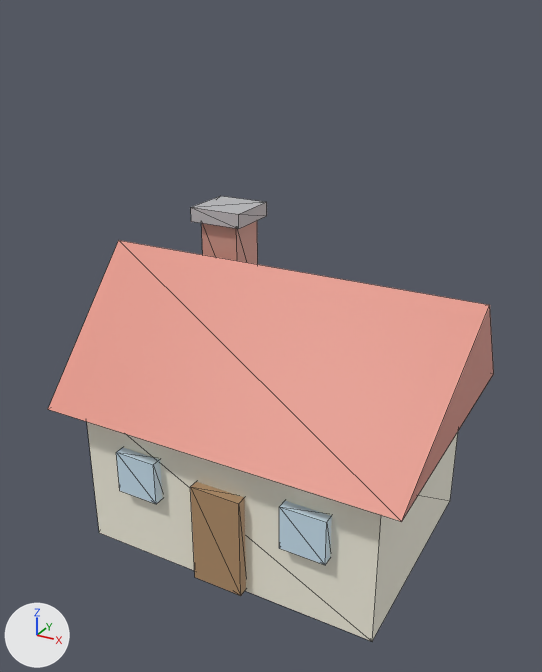
An edit to the glTF model public/studio/v2.15.0/d_house/model.glb, drawn before and after from the same camera.
One viewpoint serves both versions: a camera (50 mm lens) standing at (2.56, -4.82, 4.13) and looking at (-0.03, -0.11, 1.77). Every picture has the same lights, and +X, +Y and +Z are marked at lower left. The picture after the commit comes second. Mesh edges are drawn as thin lines. Where no turn or scale is listed for an object, it has been applied to the vertices.

The first picture shows 'part0', 'part1', 'part2', 'part3', 'part4', 'part5', 'part6'.
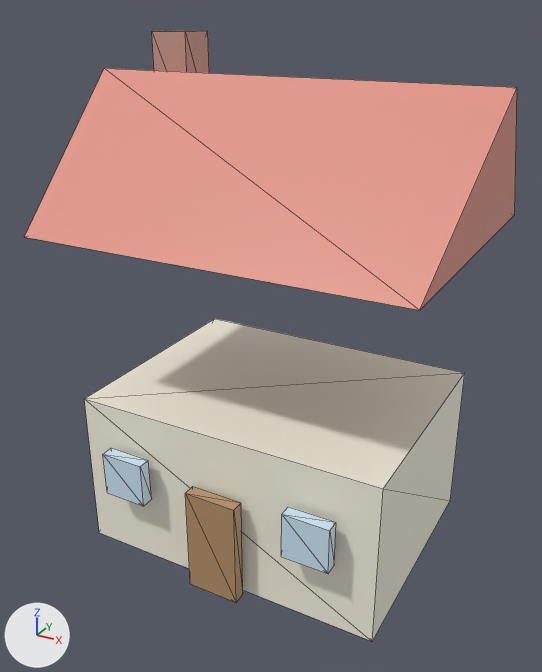
What differs and where, as boxes (x1, y1, x2, y2) in the pictures (542 x 672 px):
'part1', moved: before (48, 240, 494, 522); after (25, 68, 517, 310)
'part4', moved: before (190, 482, 246, 596); after (185, 486, 243, 602)
'part2', moved: before (202, 221, 258, 264); after (152, 30, 209, 73)
'part6', moved: before (279, 501, 332, 565); after (281, 506, 336, 574)
'part5', moved: before (116, 447, 163, 504); after (103, 448, 151, 506)
'part0', unchanged, uncovered by the edit: before (87, 422, 458, 641); after (84, 319, 465, 641)
'part3', unchanged, covered by the edit: before (191, 196, 267, 229)

The change in detail:
me_geometry_1 is used by ob_part1; location (0.0, 0.0, 0.0).
me_geometry_1 had 6 vertices, 8 faces and spanned x -1.58..1.58, y -1.15..1.15, z 1.25..2.3.
me_geometry_1 now has 6 vertices, 8 faces and spans x -1.58..1.58, y -1.15..1.15, z 2.64..3.69.
me_geometry_1 part 1: the whole mesh is moved by (0.0, 0.0, 1.39).
me_geometry_2 is used by ob_part2; location (0.0, 0.0, 0.0).
me_geometry_2 had 8 vertices, 12 faces and spanned x -0.89..-0.55, y 0.25..0.59, z 1.7..2.5.
me_geometry_2 now has 8 vertices, 12 faces and spans x -1.604..-1.264, y 0.667..1.007, z 3.138..3.938.
me_geometry_2 part 2: the whole mesh is moved by (-0.714, 0.417, 1.438).
me_geometry_4 is used by ob_part4; location (0.0, 0.0, 0.0).
me_geometry_4 had 8 vertices, 12 faces and spanned x -0.21..0.21, y -1.03..-0.93, z 0.02..0.87.
me_geometry_4 now has 8 vertices, 12 faces and spans x -0.21..0.21, y -1.096..-0.996, z 0.006..0.856.
me_geometry_4 part 3: the whole mesh is moved by (0.0, -0.066, -0.014).
me_geometry_5 is used by ob_part5; location (0.0, 0.0, 0.0).
me_geometry_5 had 8 vertices, 12 faces and spanned x -0.9..-0.54, y -1.03..-0.93, z 0.6..0.96.
me_geometry_5 now has 8 vertices, 12 faces and spans x -0.96..-0.6, y -1.111..-1.011, z 0.611..0.971.
me_geometry_5 part 4: the whole mesh is moved by (-0.06, -0.081, 0.011).
me_geometry_6 is used by ob_part6; location (0.0, 0.0, 0.0).
me_geometry_6 had 8 vertices, 12 faces and spanned x 0.54..0.9, y -1.03..-0.93, z 0.6..0.96.
me_geometry_6 now has 8 vertices, 12 faces and spans x 0.6..0.96, y -1.111..-1.011, z 0.611..0.971.
me_geometry_6 part 5: the whole mesh is moved by (0.06, -0.081, 0.011).
